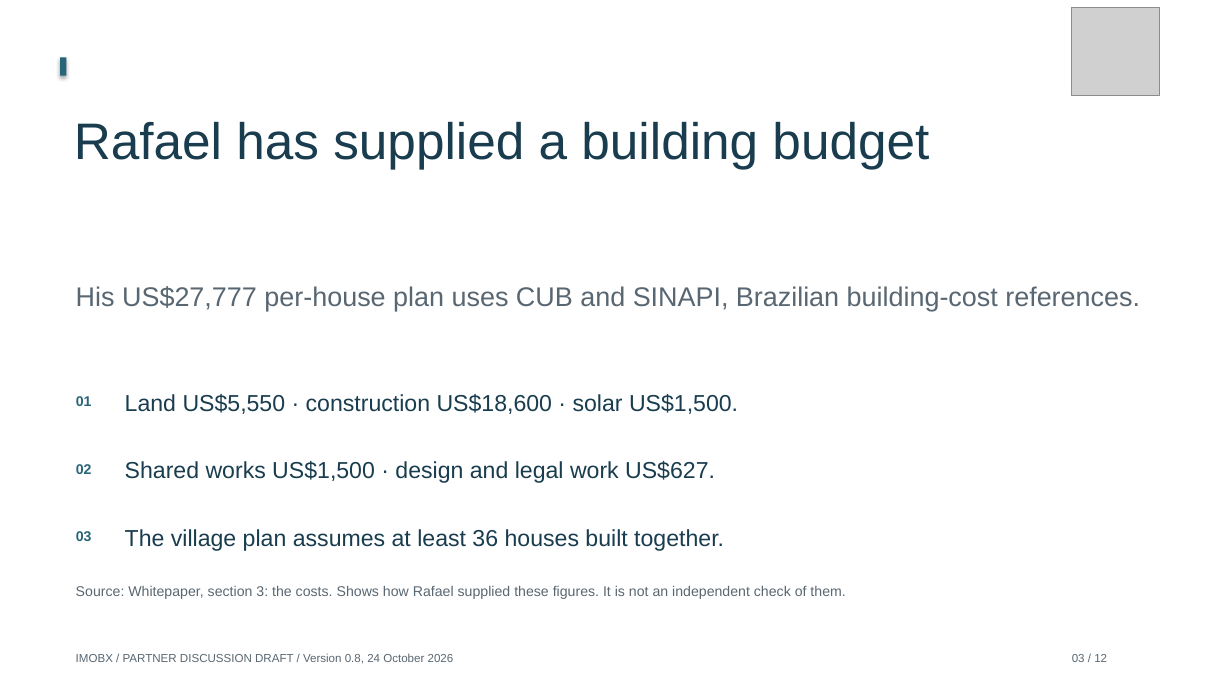
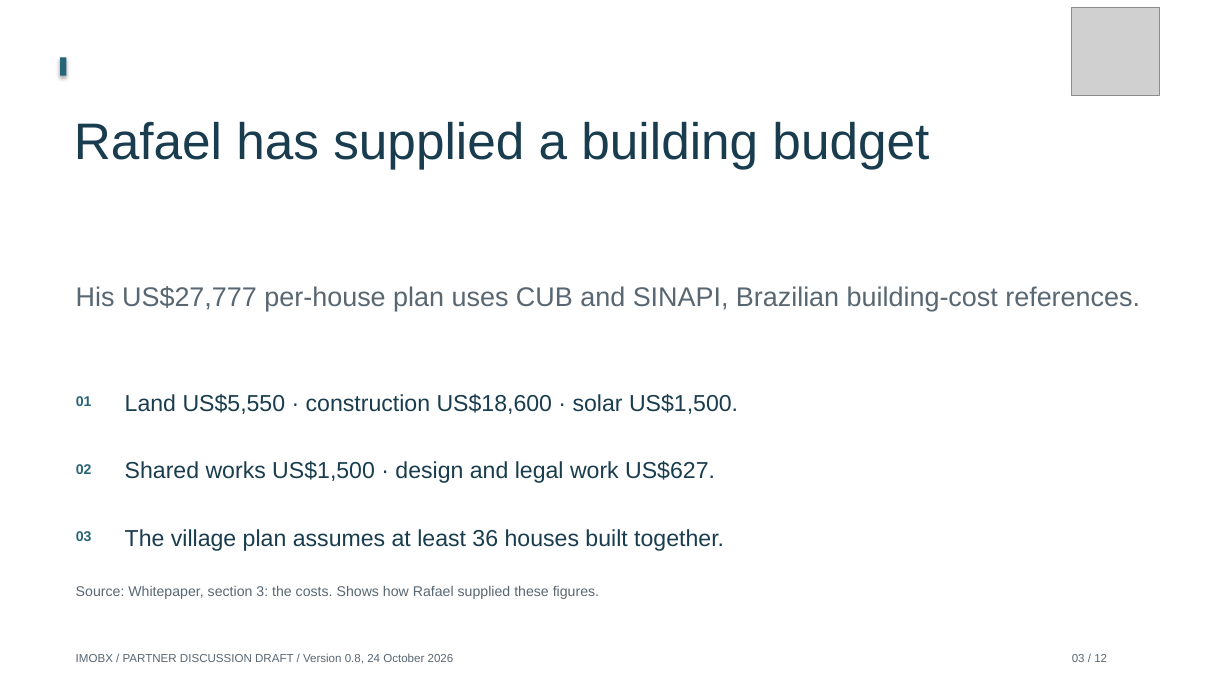
Before and after one commit to Siah-kin/imobx-website, a slide deck: slide 3 of pitchdeck.pptx. Drawn at 1232x693 pixels with LibreOffice and Linux fonts; fonts in the diff are those of the drawing; grey boxes stand for pictures. Boxes give left, top, right and bottom in pixels: in the first picture for what was removed or moved away, otherwise in the second. Text is boxed around its words. In the diff, an @@ line names an element or a change of style, - is before the commit and + after.

```diff
--- a/pitchdeck.pptx
+++ b/pitchdeck.pptx
@@ text at (76,586,599,599): text changed @@
-Source: Whitepaper, section 3: the costs. Shows how Rafael supplied these figures. It is not an independent check of them.
+Source: Whitepaper, section 3: the costs. Shows how Rafael supplied these figures.
```
Also in this commit, not shown: 1 other slide changed, 22 other files.
